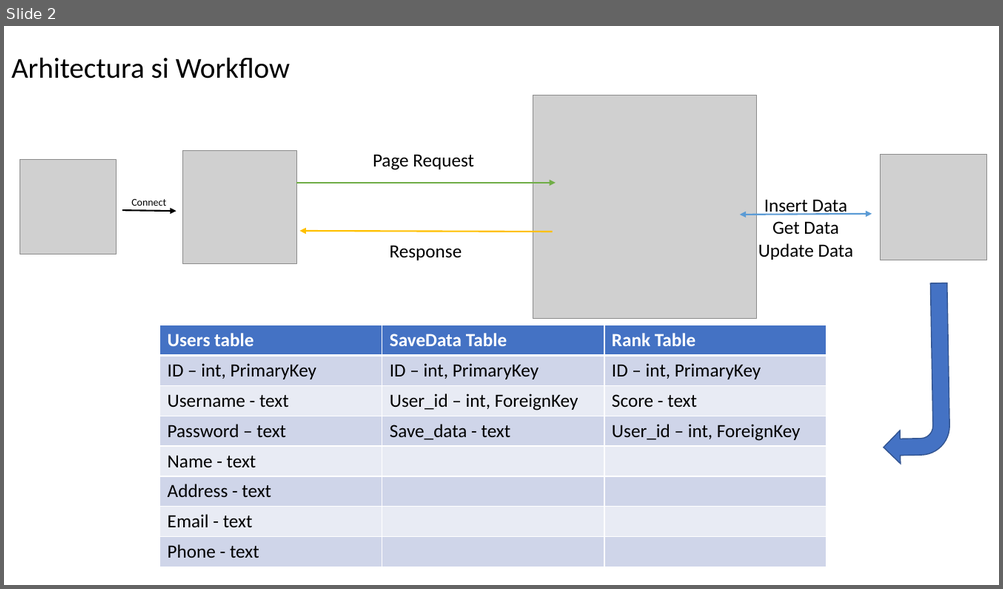
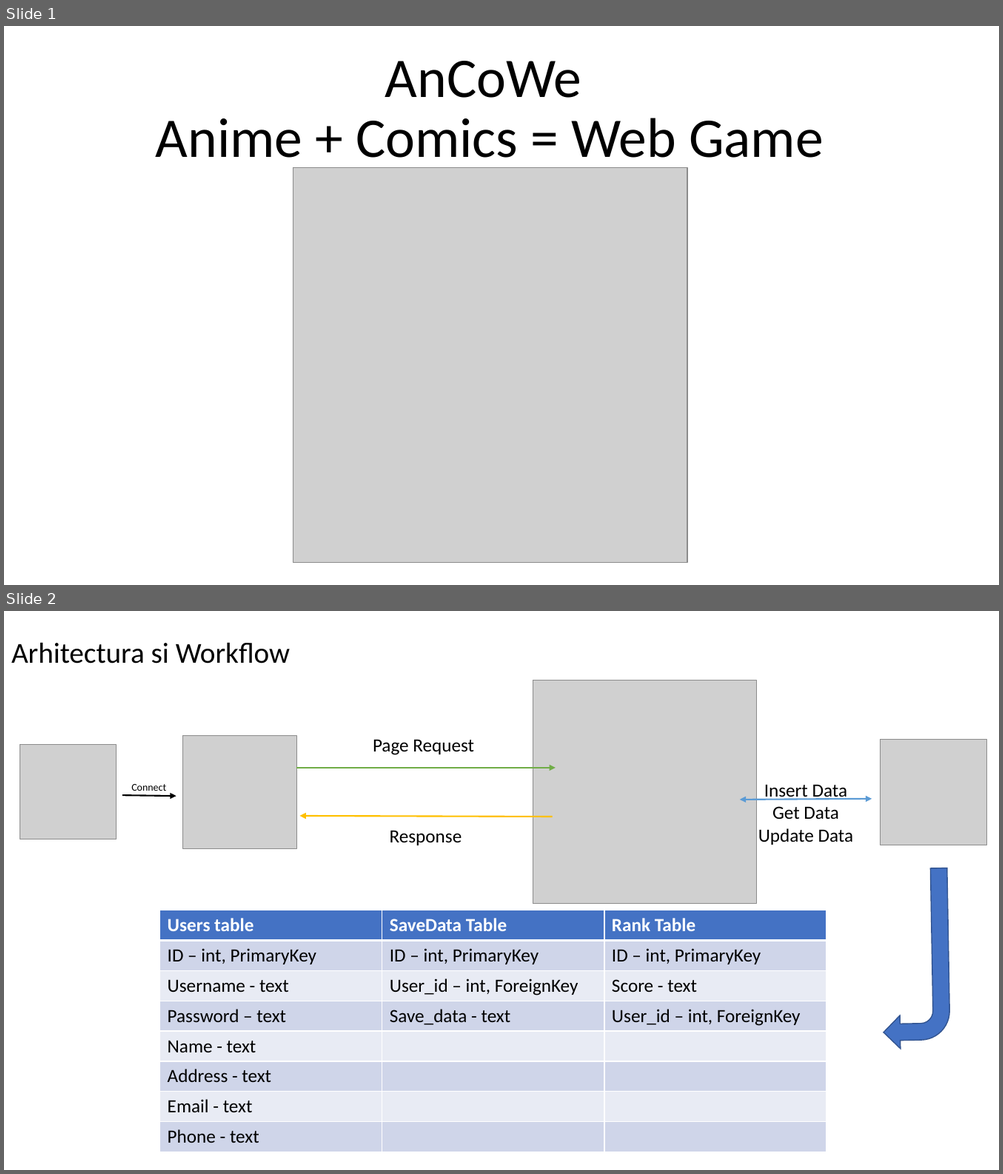
Before and after one commit to Cati96/TW_MuCr, a slide deck: Prezentari/PrezentareS11.pptx. Shown one above the other, each under a label of ours: slide 2 before the commit, slides 1 and 2 after it. The pictures are 1003x589 and 1003x1174 pixels, drawn with LibreOffice and Linux fonts; fonts in the diff are those of the drawing; grey boxes stand for pictures. Boxes give left, top, right and bottom in pixels: in the first picture for what was removed or moved away, otherwise in the second. Text is boxed around its words. In the diff, an @@ line names an element or a change of style, - is before the commit and + after.

```diff
--- a/Prezentari/PrezentareS11.pptx
+++ b/Prezentari/PrezentareS11.pptx
@@ slide 1 added at [4, 26, 999, 585], background #FFFFFF @@
@@ title added at [156, 61, 823, 170], 54 pt, text #000000 @@
+AnCoWe
+Anime + Comics = Web Game
@@ picture added at [293, 168, 688, 563] @@
```
Also in this commit, not shown: 3 slides changed, 1 slide removed.
